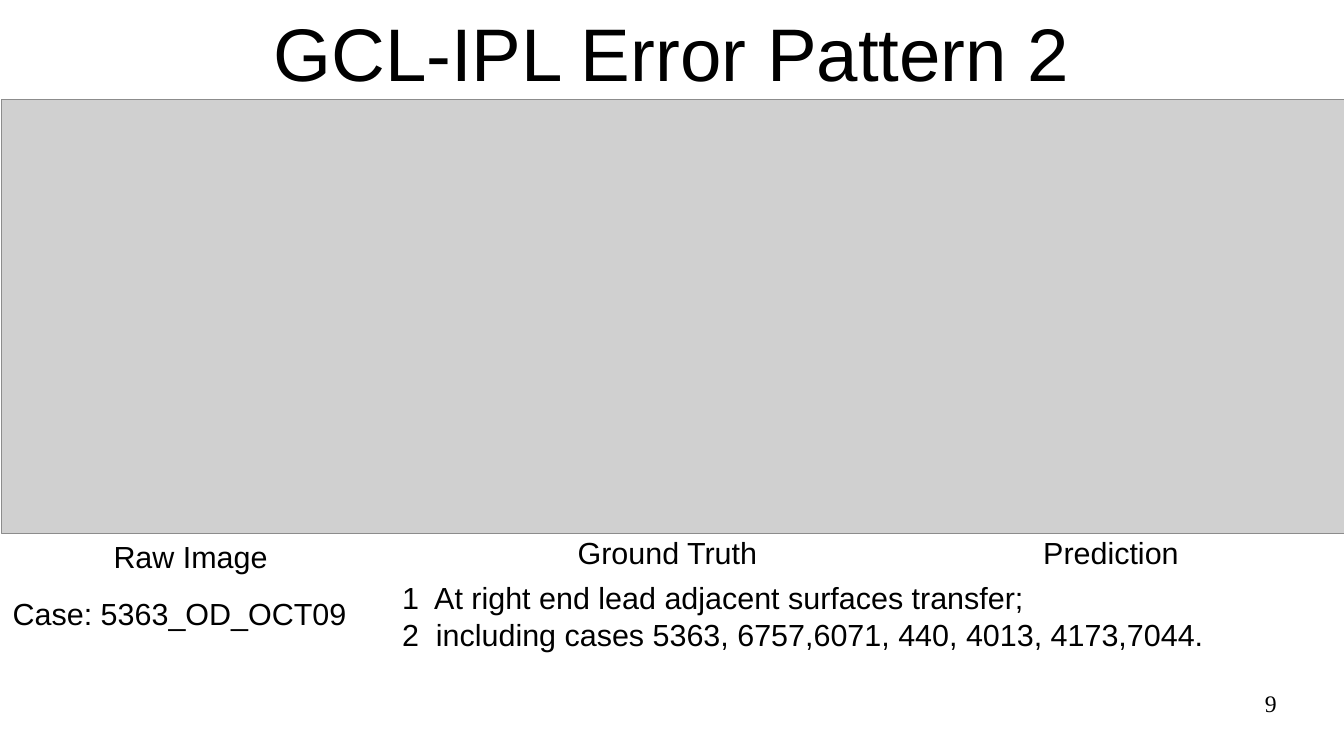
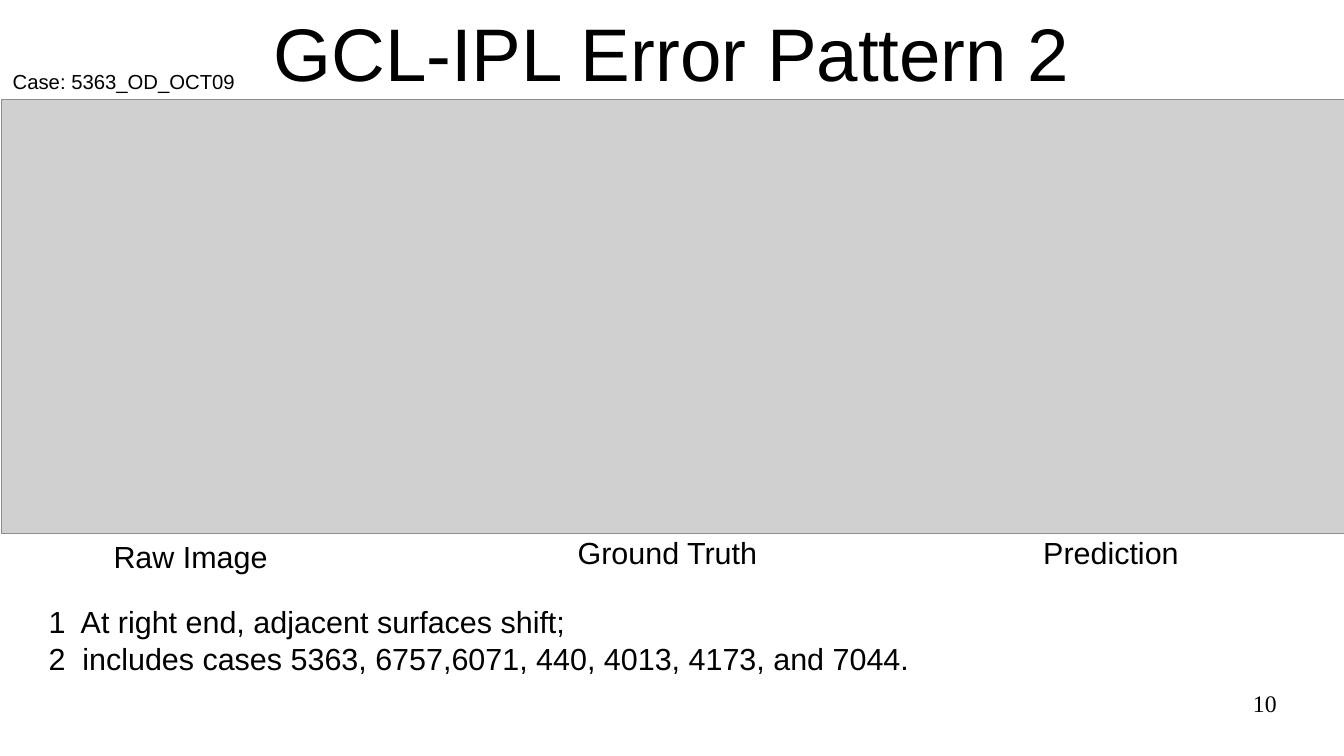
Before and after one commit to Hui-Xie/OvarianCancer, a slide deck: slide 10 of OCTMultiSurfaces/testConfig/expTongren_10Surfaces_allGoodBscans_20200512/10SurfaceExperementReport_20200529.odp (slide 9 before the commit). Drawn at 1344x756 pixels with LibreOffice and Linux fonts; fonts in the diff are those of the drawing; grey boxes stand for pictures. Boxes give left, top, right and bottom in pixels: in the first picture for what was removed or moved away, otherwise in the second. Text is boxed around its words. In the diff, an @@ line names an element or a change of style, - is before the commit and + after.

```diff
--- a/OCTMultiSurfaces/testConfig/expTongren_10Surfaces_allGoodBscans_20200512/10SurfaceExperementReport_20200529.odp
+++ b/OCTMultiSurfaces/testConfig/expTongren_10Surfaces_allGoodBscans_20200512/10SurfaceExperementReport_20200529.odp
@@ text "Case: 5363_OD_OCT09": place and size @@
-text "Case: 5363_OD_OCT09" at box(13, 603, 346, 631)
+text "Case: 5363_OD_OCT09" at box(13, 74, 234, 93)
@@ text "Case: 5363_OD_OCT09" at box(13, 74, 234, 93): size 18 to 12 pt @@
@@ text at box(49, 611, 909, 674): text changed @@
-1 At right end lead adjacent surfaces transfer;
-2 including cases 5363, 6757,6071, 440, 4013, 4173,7044.
+1 At right end, adjacent surfaces shift;
+2 includes cases 5363, 6757,6071, 440, 4013, 4173, and 7044.
@@ page number at box(1253, 696, 1277, 713): text changed @@
-9
+10
```
Also in this commit, not shown: 8 other slides changed, 2 slides added, 1 slide removed, 2 other files.
